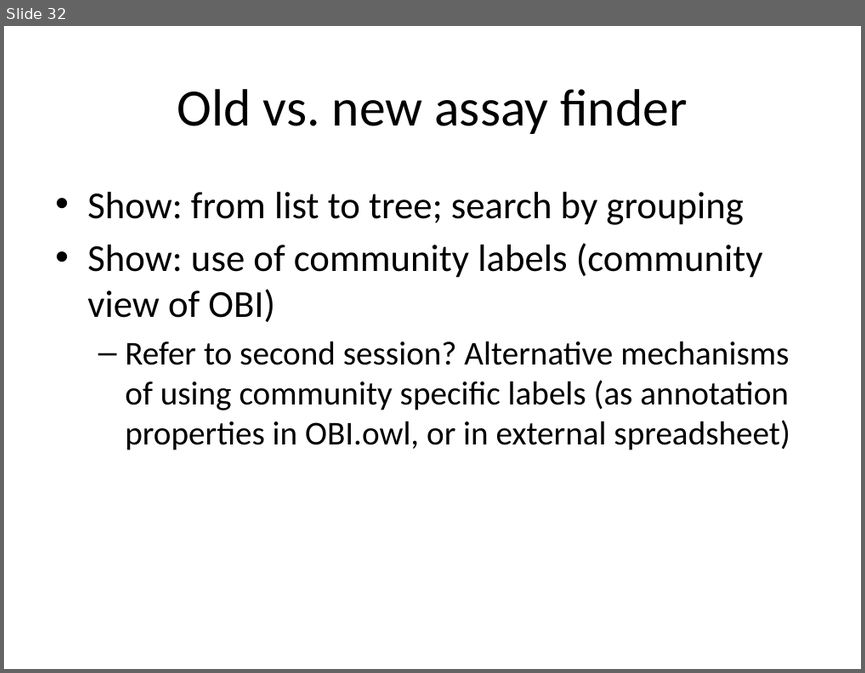
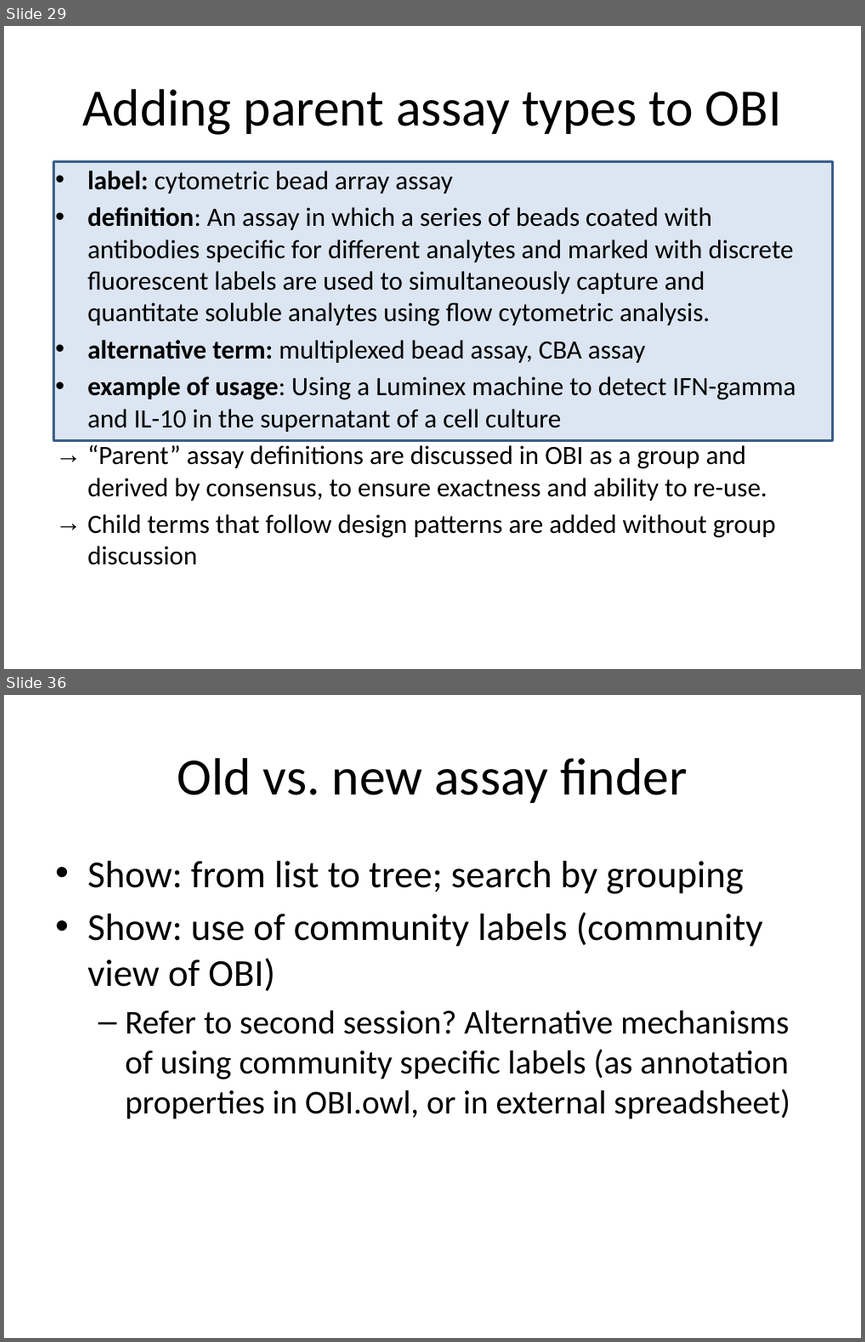
Before and after one commit to obi-ontology/obi-legacy-svn, a slide deck: trunk/docs/presentations/OBI tutorial July 2011 ICBO/OBI overview and IEDB.pptx. Shown one above the other, each under a label of ours: slide 32 before the commit, slides 29 and 36 after it; the slides between them are not shown. The pictures are 865x673 and 865x1342 pixels, drawn with LibreOffice and Linux fonts; fonts in the diff are those of the drawing. Boxes give left, top, right and bottom in pixels: in the first picture for what was removed or moved away, otherwise in the second. Text is boxed around its words. In the diff, an @@ line names an element or a change of style, - is before the commit and + after.

```diff
--- a/trunk/docs/presentations/OBI tutorial July 2011 ICBO/OBI overview and IEDB.pptx
+++ b/trunk/docs/presentations/OBI tutorial July 2011 ICBO/OBI overview and IEDB.pptx
@@ slide 29 added at box(4, 26, 861, 669), background #FFFFFF @@
@@ title added at box(82, 89, 782, 135), 44 pt, text #000000 @@
+Adding parent assay types to OBI
@@ rectangle added at box(53, 161, 832, 440), fill #DCE6F2, outline #3A5F8C 2 pt @@
@@ text added at box(87, 170, 795, 565), 22.2 pt, text #000000 @@
+• label: cytometric bead array assay
+• definition: An assay in which a series of beads coated with antibodies specific for different analytes and marked with discrete fluorescent labels are used to simultaneously capture and quantitate soluble analytes using flow cytometric analysis.
+• alternative term: multiplexed bead assay, CBA assay
+• example of usage: Using a Luminex machine to detect IFN-gamma and IL-10 in the supernatant of a cell culture
+→ “Parent” assay definitions are discussed in OBI as a group and derived by consensus, to ensure exactness and ability to re-use.
+→ Child terms that follow design patterns are added without group discussion
@@ what was slide 32 is now slide 36 @@
```
Also in this commit, not shown: 7 slides changed, 4 other slides added, 1 slide removed.
